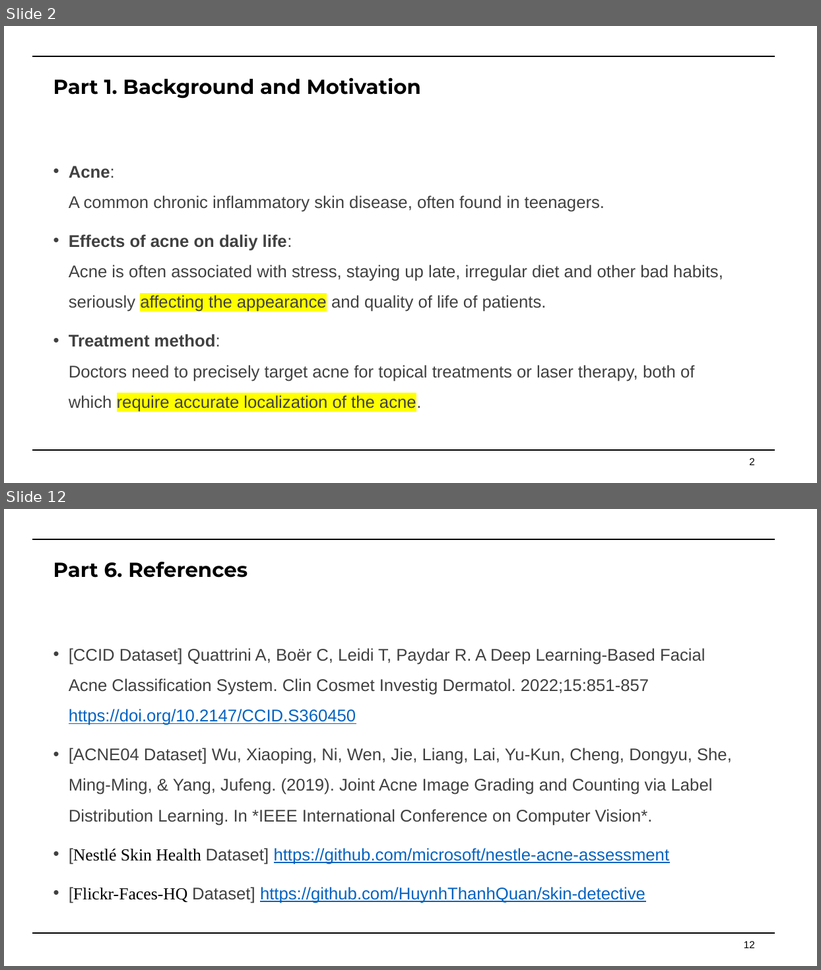
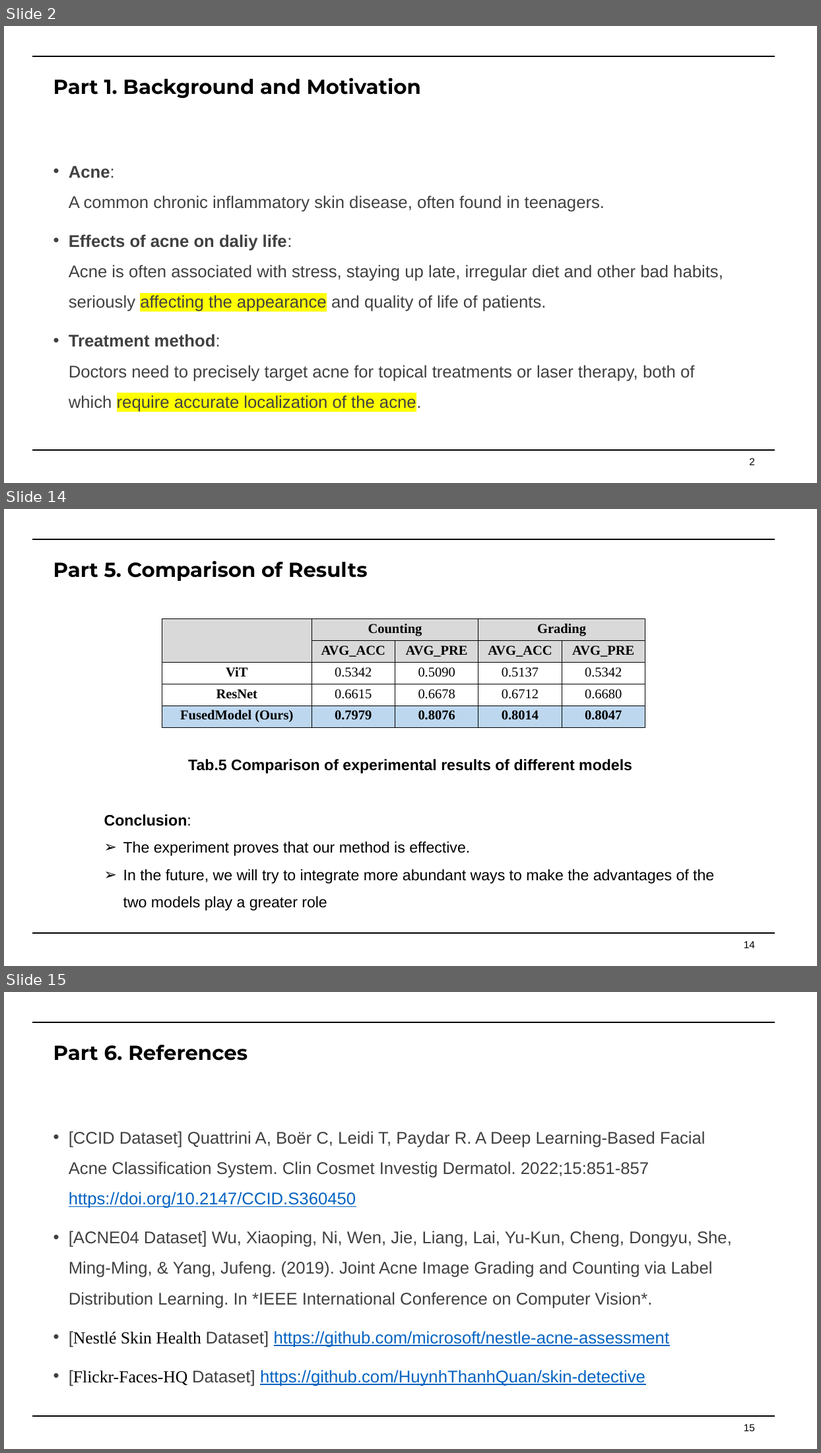
Before and after one commit to Faran-sward/ML-course-project, a slide deck: DOC&PPT/Machine+Learning+Course+Project.pptx. Shown one above the other, each under a label of ours: slides 2 and 12 before the commit, slides 2, 14 and 15 after it; the slides between them are not shown. The pictures are 821x970 and 821x1453 pixels, drawn with LibreOffice and Linux fonts; fonts in the diff are those of the drawing. Boxes give left, top, right and bottom in pixels: in the first picture for what was removed or moved away, otherwise in the second. Text is boxed around its words. In the diff, an @@ line names an element or a change of style, - is before the commit and + after.

```diff
--- a/DOC&PPT/Machine+Learning+Course+Project.pptx
+++ b/DOC&PPT/Machine+Learning+Course+Project.pptx
@@ slide 14 added at (x1=4, y1=509, x2=817, y2=966), background #FFFFFF @@
@@ line added from (32, 539) to (775, 539), #000000 1.5 pt @@
@@ title added at (x1=54, y1=560, x2=368, y2=581), 24 pt, text #000000, bold @@
+Part 5. Comparison of Results
@@ table added at (x1=162, y1=619, x2=646, y2=966), 5 rows, 5 columns @@
+ | Counting |  | Grading | 
+ | AVG_ACC | AVG_PRE | AVG_ACC | AVG_PRE
+ViT | 0.5342 | 0.5090 | 0.5137 | 0.5342
+ResNet | 0.6615 | 0.6678 | 0.6712 | 0.6680
+FusedModel (Ours) | 0.7979 | 0.8076 | 0.8014 | 0.8047
@@ text added at (x1=188, y1=759, x2=632, y2=774), 18 pt, text #000000, bold @@
+Tab.5 Comparison of experimental results of different models
@@ text added at (x1=104, y1=815, x2=714, y2=911), 18 pt, text #000000 @@
+Conclusion:
+➢ The experiment proves that our method is effective.
+➢ In the future, we will try to integrate more abundant ways to make the advantages of the two models play a greater role
@@ line added from (32, 933) to (775, 933), #000000 1.5 pt @@
@@ page number added at (x1=744, y1=941, x2=755, y2=949), 12 pt, text #000000 @@
+14
@@ what was slide 12 is now slide 15 @@
@@ page number at (x1=744, y1=1424, x2=755, y2=1432): text changed @@
-12
+15
```
Also in this commit, not shown: 10 slides changed, 3 other slides added.
